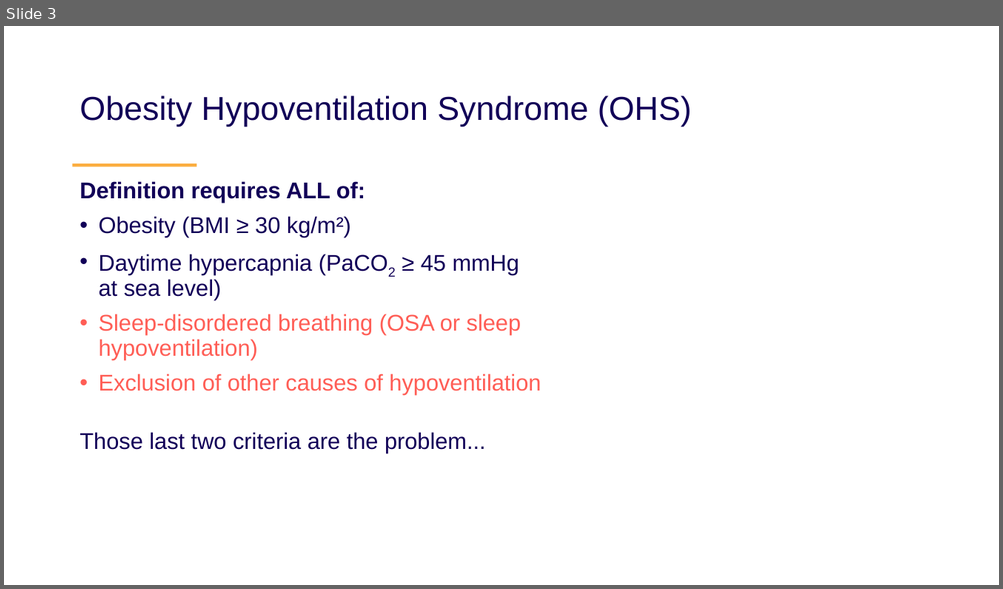
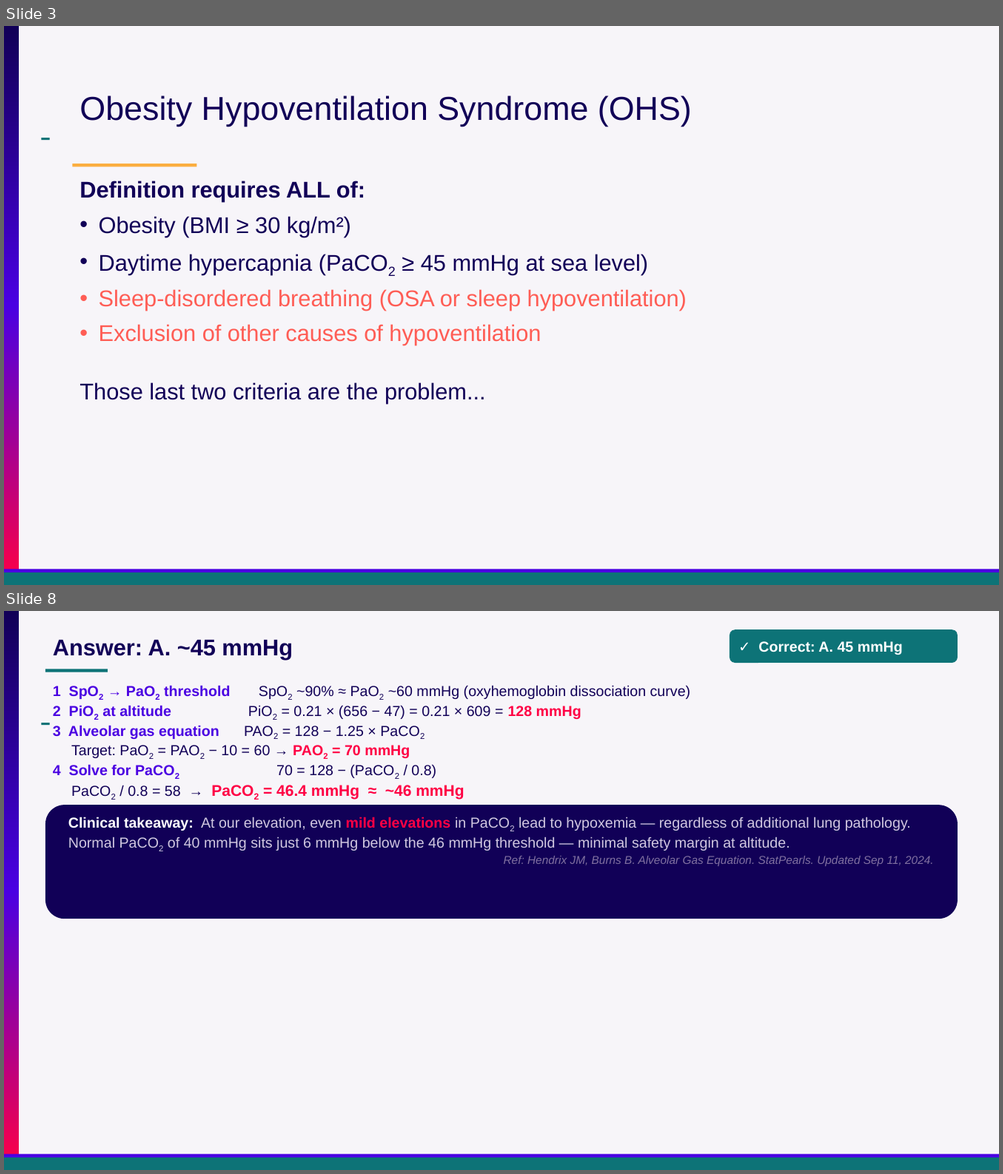
Before and after one commit to reblocke/clinical_talks, a slide deck: archive/Presentations/Locke Utah ACP OHS 2026.pptx. Shown one above the other, each under a label of ours: slide 3 before the commit, slides 3 and 8 after it; the slides between them are not shown. The pictures are 1003x589 and 1003x1174 pixels, drawn with LibreOffice and Linux fonts; fonts in the diff are those of the drawing. Boxes give left, top, right and bottom in pixels: in the first picture for what was removed or moved away, otherwise in the second. Text is boxed around its words. In the diff, an @@ line names an element or a change of style, - is before the commit and + after.

```diff
--- a/archive/Presentations/Locke Utah ACP OHS 2026.pptx
+++ b/archive/Presentations/Locke Utah ACP OHS 2026.pptx
@@ slide 8 added at <box>4,611,999,1170</box>, background #F7F5F9; not listed: 4 template elements that a slide beside it also shows @@
@@ rounded rectangle added at <box>729,629,958,663</box>, fill #0D7377, 14 pt, text #FFFFFF, bold @@
+✓ Correct: A. 45 mmHg
@@ text added at <box>53,639,293,660</box>, 22 pt, text #110057, bold @@
+Answer: A. ~45 mmHg
@@ rectangle added at <box>45,669,108,672</box>, fill #0D7377 @@
@@ text added at <box>53,685,691,800</box>, 14 pt, text #110057 @@
+1 SpO2 → PaO2 threshold SpO2 ~90% ≈ PaO2 ~60 mmHg (oxyhemoglobin dissociation curve)
+2 PiO2 at altitude PiO2 = 0.21 × (656 − 47) = 0.21 × 609 = 128 mmHg
+3 Alveolar gas equation PAO2 = 128 − 1.25 × PaCO2
+Target: PaO2 = PAO2 − 10 = 60 → PAO2 = 70 mmHg
+4 Solve for PaCO2 70 = 128 − (PaCO2 / 0.8)
+PaCO2 / 0.8 = 58 → PaCO2 = 46.4 mmHg ≈ ~46 mmHg
@@ rounded rectangle added at <box>45,805,958,919</box>, fill #110057 @@
@@ text added at <box>68,817,933,866</box>, 14 pt, text #D0C8E0 @@
+Clinical takeaway: At our elevation, even mild elevations in PaCO2 lead to hypoxemia — regardless of additional lung pathology.
+Normal PaCO2 of 40 mmHg sits just 6 mmHg below the 46 mmHg threshold — minimal safety margin at altitude.
+Ref: Hendrix JM, Burns B. Alveolar Gas Equation. StatPearls. Updated Sep 11, 2024.
@@ slide 3 changed as well @@
@@ background #FFFFFF to #F7F5F9 @@
@@ rectangle added at <box>4,26,19,585</box>, fill gradient #110057 to #4A00E2 to #FF0044 @@
@@ rectangle added at <box>41,138,50,140</box>, fill #0D7377 @@
@@ text "Definition requires ALL of:" rewrapped from <box>79,181,540,454</box> to <box>79,181,686,404</box> @@
@@ rectangle added at <box>4,570,999,577</box>, fill #4A00E2 @@
@@ rectangle added at <box>4,573,999,585</box>, fill #0D7377 @@
```
Also in this commit, not shown: 28 other slides changed, 10 other slides added.
